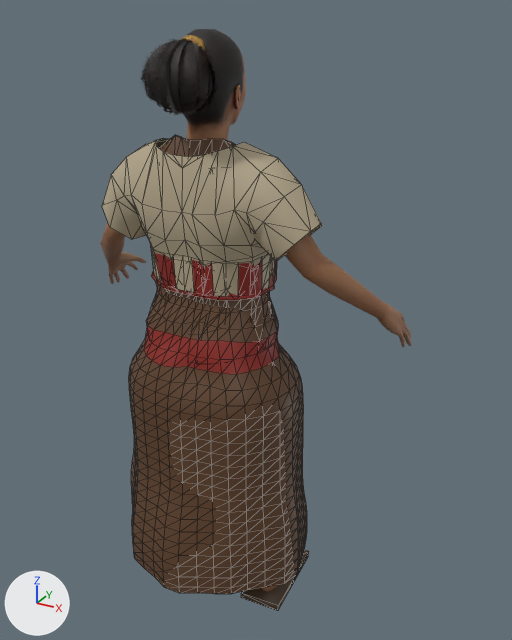
Before and after pictures for a commit that changed the glTF model campaigns/01_pachacutec/assets/models/pch_npc_weaver.glb.
Rendered twice from a 50 mm lens placed at (0.797, -1.216, 1.363), pointed at (0.076, 0.095, 0.707). Lighting does not change. The marker at lower left points along +X, +Y and +Z. The older version comes first. Mesh edges are drawn as thin lines on the coarser meshes. Where no turn or scale is listed for an object, it has been applied to the vertices. Vertices at exactly the same position are counted once.

Script lines for the objects in view, before the commit:
```python
mat_pch_cloth = bpy.data.materials.new('pch_cloth')
mat_pch_cloth.use_nodes = True; mat_pch_cloth.node_tree.nodes.clear()
_N = mat_pch_cloth.node_tree.nodes; _L = mat_pch_cloth.node_tree.links
n0 = _N.new('ShaderNodeBsdfPrincipled'); n0.name = 'Principled BSDF'
n1 = _N.new('ShaderNodeOutputMaterial'); n1.name = 'Material Output'
n2 = _N.new('ShaderNodeMix'); n2.name = 'Mix'
n2.data_type = 'RGBA'
n2.blend_type = 'MULTIPLY'
n2.inputs[0].default_value = 1.0  # 'Factor'
n2.inputs[7].default_value = (0.8, 0.8, 0.8, 1.0)  # 'B', white #e7e7e7
n3 = _N.new('ShaderNodeVertexColor'); n3.name = 'Color Attribute'
_L.new(n0.outputs[0], n1.inputs[0])  # 'BSDF' to 'Surface'
_L.new(n2.outputs[2], n0.inputs[0])  # 'Result' to 'Base Color'
_L.new(n3.outputs[0], n2.inputs[6])  # 'Color' to 'A'
me_clothes = bpy.data.meshes.new('clothes')
me_clothes.from_pydata(...)  # 1363 vertices, 2476 faces; spans x -0.26..0.261, y -0.183..0.243, z 0.0..1.131
me_clothes.materials.append(mat_pch_cloth)
me_female1605 = bpy.data.meshes.new('female1605')
me_female1605.from_pydata(...)  # 1052 vertices, 2080 faces; spans x -0.414..0.414, y -0.072..0.245, z 0.001..1.101
me_female1605.materials.append(mat_human_body)  # picture img_young_lightskinned_female_diffuse3_png_pch
me_mesh_001 = bpy.data.meshes.new('Mesh.001')
me_mesh_001.from_pydata(...)  # 1994 vertices, 3664 faces; spans x -0.072..0.087, y -0.126..0.138, z 1.011..1.327
# faces by material slot: [3386, 278]
me_mesh_001.materials.append(mat_rb_head)
me_mesh_001.materials.append(mat_rb_hair_001)
ob_body = bpy.data.objects.new('body', me_female1605)
ob_body.location = (0.0, 0.0, 0.0)
ob_clothes = bpy.data.objects.new('clothes', me_clothes)
ob_clothes.location = (0.0, 0.0, 0.0)
ob_head = bpy.data.objects.new('head', me_mesh_001)
ob_head.location = (0.0, 0.0, 0.0)
```
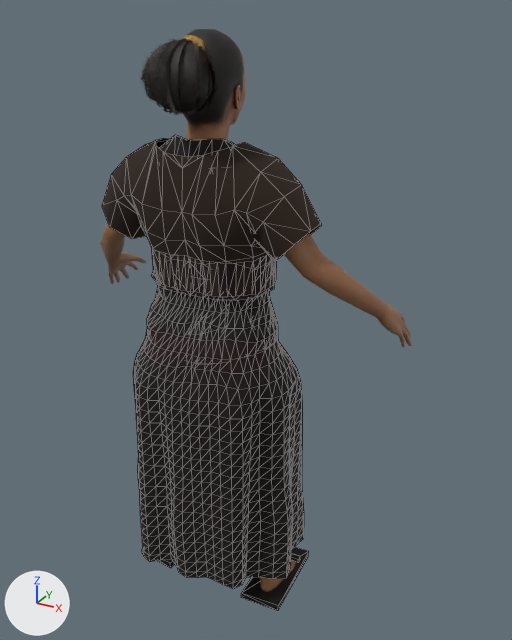
Boxes (x1, y1, x2, y2) around the edits, measured in the pictures (512 x 640 px; the box of a moved part takes in the faces that stretch with it):
'clothes', surface changed, reshaped
    both: (102, 135, 322, 611)
part 1 of me_clothes, rebuilt
    before: (129, 283, 307, 594)
    after: (133, 283, 304, 589)
part 2 of me_clothes, rebuilt
    before: (151, 246, 277, 296)
    after: (151, 246, 277, 297)
part 3 of me_clothes, moved or reshaped
    before: (110, 200, 321, 300)
    after: (110, 198, 321, 300)
part 4 of me_clothes, surface changed (darker)
    before: (102, 135, 322, 315)
    after: (102, 135, 322, 364)

Patch to the scene script:
```diff
--- a/campaigns/01_pachacutec/assets/models/pch_npc_weaver.glb.py
+++ b/campaigns/01_pachacutec/assets/models/pch_npc_weaver.glb.py
@@ img_pch_textile @@
+img_pch_textile = load_image('pch_textile', '_unpacked/pch_textile', 768, 1024, 'sRGB')
@@ mat_pch_cloth @@
 n0 = _N.new('ShaderNodeBsdfPrincipled'); n0.name = 'Principled BSDF'
+n0.inputs[2].default_value = 0.9  # 'Roughness'
 n1 = _N.new('ShaderNodeOutputMaterial'); n1.name = 'Material Output'
@@ mat_pch_cloth @@
 n2 = _N.new('ShaderNodeMix'); n2.name = 'Mix'
 n2.inputs[0].default_value = 1.0  # 'Factor'
-n2.inputs[7].default_value = (0.8, 0.8, 0.8, 1.0)  # 'B', white #e7e7e7
 n3 = _N.new('ShaderNodeVertexColor'); n3.name = 'Color Attribute'
+n4 = _N.new('ShaderNodeTexImage'); n4.name = 'Image Texture'
+n4.image = img_pch_textile
 _L.new(n0.outputs[0], n1.inputs[0])  # 'BSDF' to 'Surface'
 _L.new(n2.outputs[2], n0.inputs[0])  # 'Result' to 'Base Color'
-_L.new(n3.outputs[0], n2.inputs[6])  # 'Color' to 'A'
+_L.new(n3.outputs[0], n2.inputs[7])  # 'Color' to 'B'
+_L.new(n4.outputs[0], n2.inputs[6])  # 'Color' to 'A'
@@ me_clothes @@
 # used by ob_clothes; location = (0.0, 0.0, 0.0)
-me_clothes.from_pydata(...)  # 1363 vertices, 2476 faces; spans x -0.26..0.261, y -0.183..0.243, z 0.0..1.131
+me_clothes.from_pydata(...)  # 1811 vertices, 3308 faces; spans x -0.26..0.261, y -0.132..0.211, z 0.0..1.131
+# me_clothes part 1: the loose piece of 832 vertices spanning x -0.238..0.238, y -0.183..0.243, z 0.096..0.834 is rebuilt with 1248 vertices and now spans x -0.22..0.221, y -0.132..0.162, z 0.086..0.835
+# me_clothes part 2: the loose piece of 64 vertices spanning x -0.142..0.143, y -0.063..0.16, z 0.815..0.895 is rebuilt with 96 vertices and now spans x -0.141..0.141, y -0.064..0.161, z 0.815..0.895
+# me_clothes part 3
+# 4 vertices in x -0.145..0.14, y -0.001..0.063, z 0.807..0.905 move by (-0.001, 0.0, 0.0)
+# 22 vertices move from x -0.208..0.201, y -0.054..0.086, z 0.806..0.942 to x -0.207..0.2, y -0.055..0.085, z 0.806..0.936
+# me_clothes part 4: 752 kept faces spanning x -0.26..0.261, y -0.09..0.164, z 0.665..1.131 get new texture (UV) coordinates
+# other edits to the shape of me_clothes do not show in these pictures
 me_clothes.materials.append(mat_pch_cloth)
```
